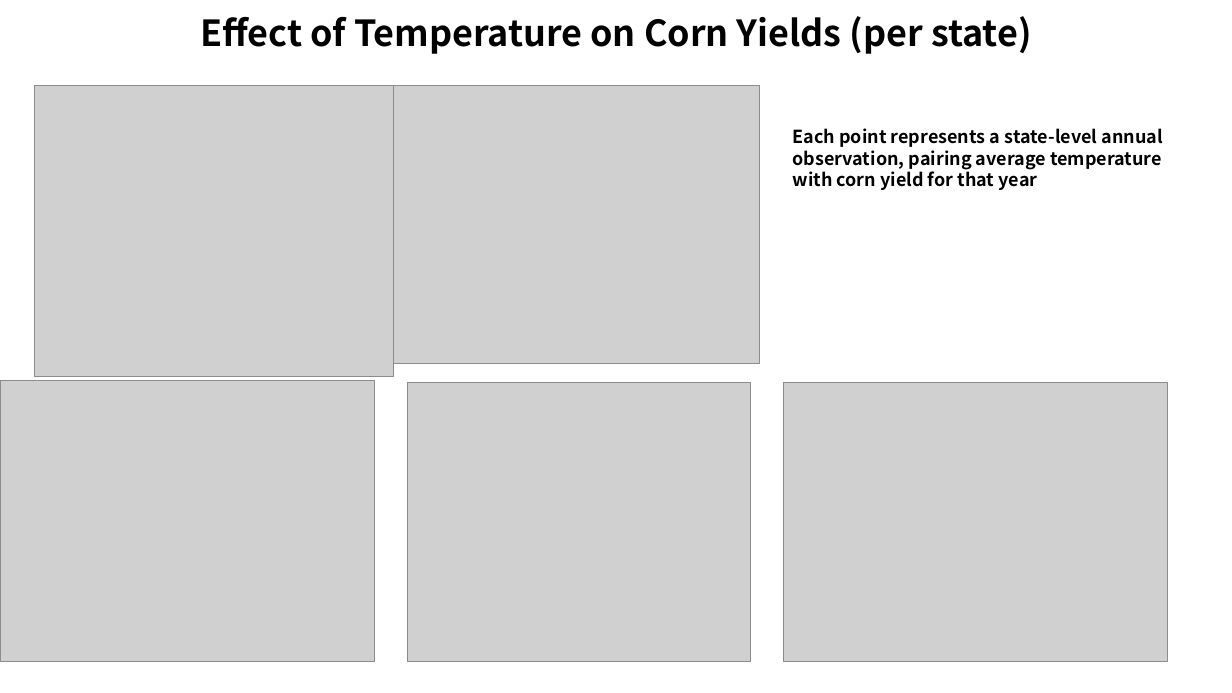
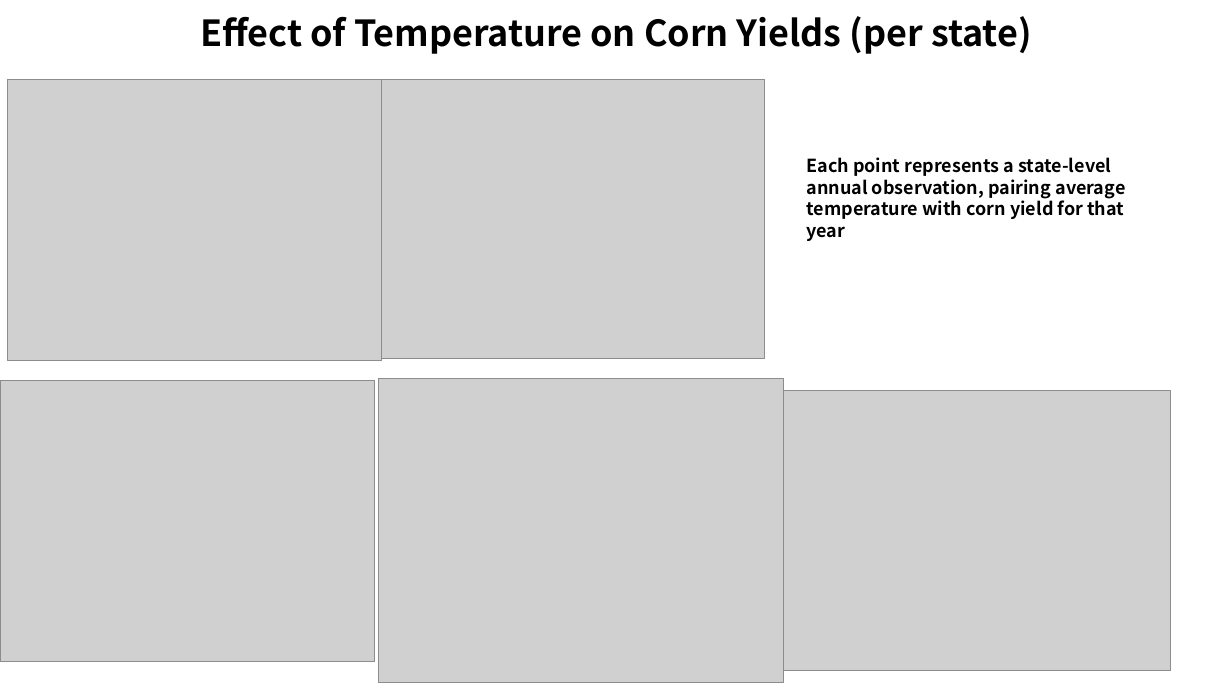
Before and after one commit to yilongxu-usc/dsci510_fall2025_final_project, a slide deck: slide 6 of doc/yilong_xu_presentation.pptx. Drawn at 1232x693 pixels with LibreOffice and Linux fonts; fonts in the diff are those of the drawing; grey boxes stand for pictures. Boxes give left, top, right and bottom in pixels: in the first picture for what was removed or moved away, otherwise in the second. Text is boxed around its words. In the diff, an @@ line names an element or a change of style, - is before the commit and + after.

```diff
--- a/doc/yilong_xu_presentation.pptx
+++ b/doc/yilong_xu_presentation.pptx
@@ picture: place and size @@
-picture at box(34, 85, 393, 376)
+picture at box(7, 79, 382, 360)
@@ picture: place and size @@
-picture at box(374, 85, 760, 363)
+picture at box(380, 79, 765, 358)
@@ text "Each point represents a state-level ..." rewrapped from box(792, 128, 1163, 190) to box(806, 157, 1125, 241) @@
@@ picture: place and size @@
-picture at box(408, 383, 750, 661)
+picture at box(378, 379, 784, 683)
@@ picture: place and size @@
-picture at box(784, 383, 1167, 661)
+picture at box(784, 390, 1171, 671)
```
Also in this commit, not shown: 9 other slides changed, 2 other files.
